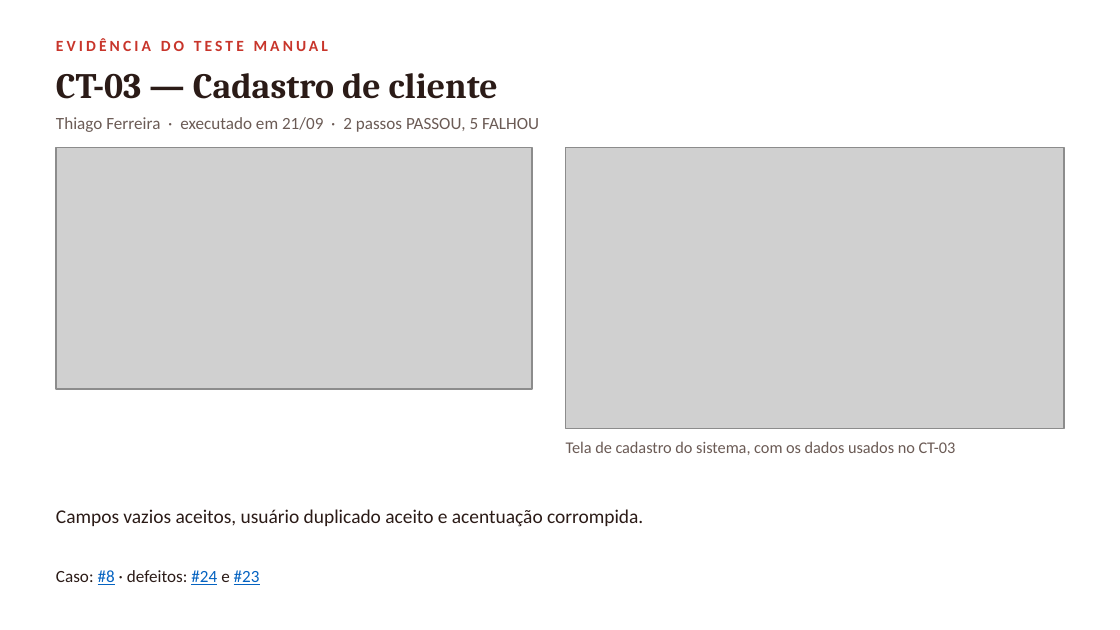
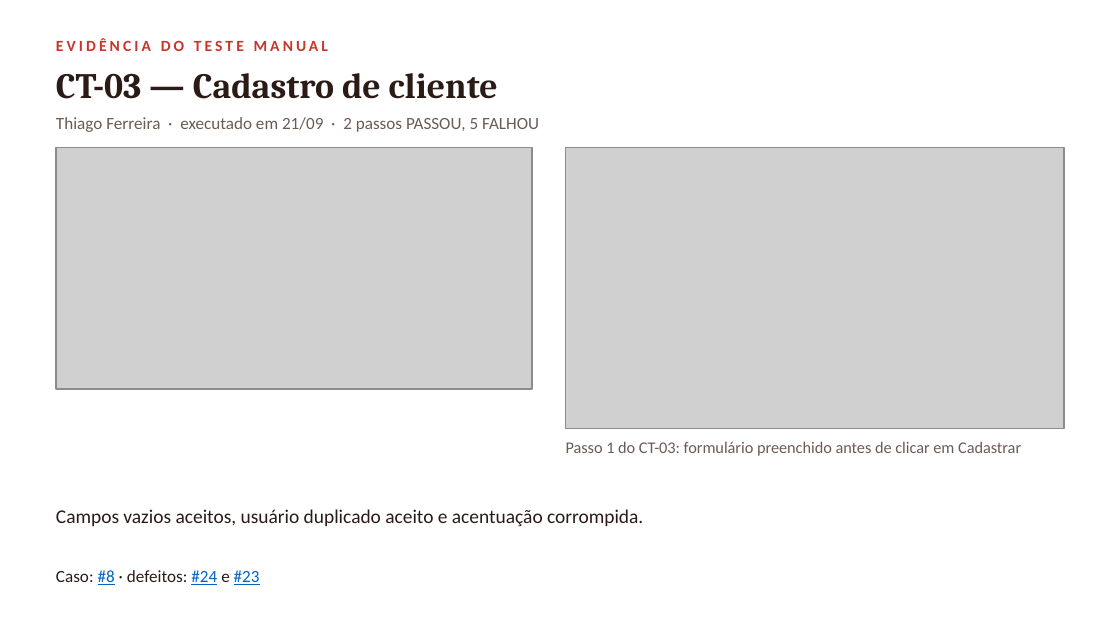
Before and after one commit to vini-pinheiro/trabalho-qualidade-e-teste-de-software, a slide deck: slide 10 of docs/entrega-1/apresentacao/apresentacao-entrega-1.pptx. Drawn at 1120x630 pixels with LibreOffice and Linux fonts; fonts in the diff are those of the drawing; grey boxes stand for pictures. Boxes give left, top, right and bottom in pixels: in the first picture for what was removed or moved away, otherwise in the second. Text is boxed around its words. In the diff, an @@ line names an element or a change of style, - is before the commit and + after.

Commit message:
docs: corrigir os prints do CT-03 e devolver casos-manuais ao lugar
Quatro dos sete prints do CT-03 mostravam a tela de login onde deveriam
mostrar o cadastro. Os passos 1, 3, 4 e 5 foram reexecutados na aplicação
e os prints substituídos; os resultados descritos no documento se
confirmaram, inclusive o HTTP 500 com todos os campos vazios.

A pasta casos-manuais havia sido movida para dentro de apresentacao/ e
voltou para docs/entrega-1, que é o caminho usado pelos READMEs.

```diff
--- a/docs/entrega-1/apresentacao/apresentacao-entrega-1.pptx
+++ b/docs/entrega-1/apresentacao/apresentacao-entrega-1.pptx
@@ text at [566, 441, 1021, 456]: text changed @@
-Tela de cadastro do sistema, com os dados usados no CT-03
+Passo 1 do CT-03: formulário preenchido antes de clicar em Cadastrar
```
Also in this commit, not shown: 9 other files.
